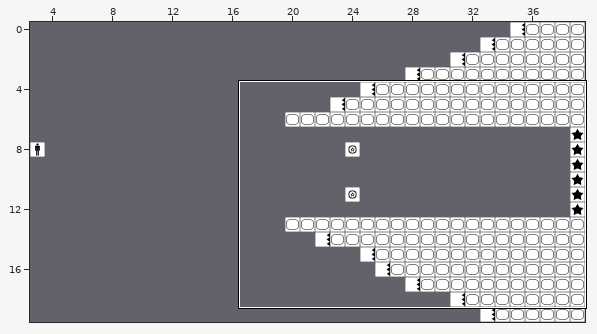
Tiled map -- src/levels/raw/map01.tmx. The picture above shows the old version from afar; the outline marks the close-up.
Close-up. First the earlier version:
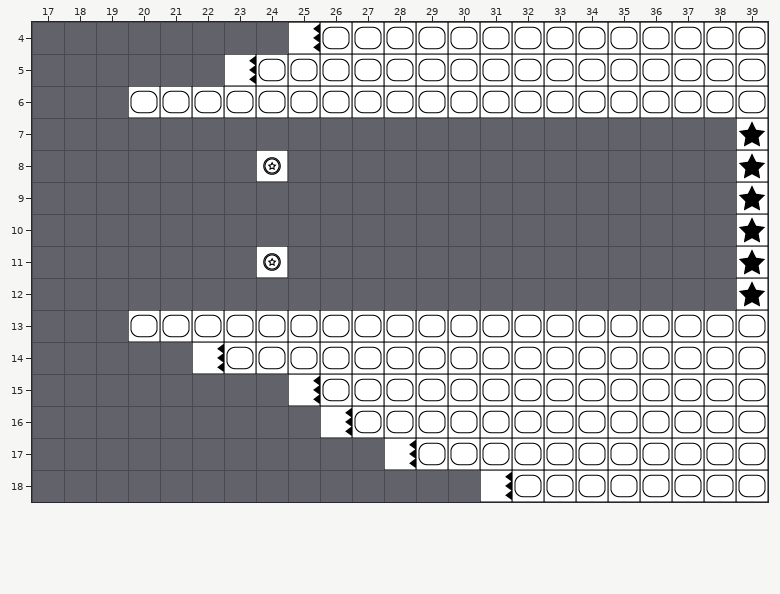
Cells are 32x32 px. Shown: x 17..39, y 4..18.
The result:
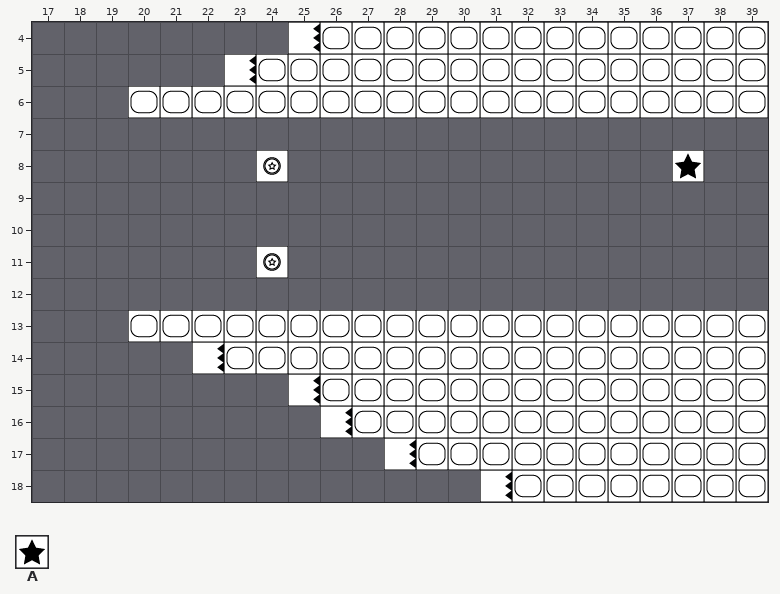
Key: from "tilesJetpack": A 8.
_ is an empty cell.
The exact change:
Layer "Camada de Tiles 1":
y 7: x 39 A -> _
y 8: x 37 _ -> A; x 39 A -> _
y 9..12: x 39 A -> _
Boxes around the changes in both close-ups, in picture pixels (x1, y1, x2, y2):
removed: (736, 118, 768, 310)
added: (672, 150, 704, 182)
